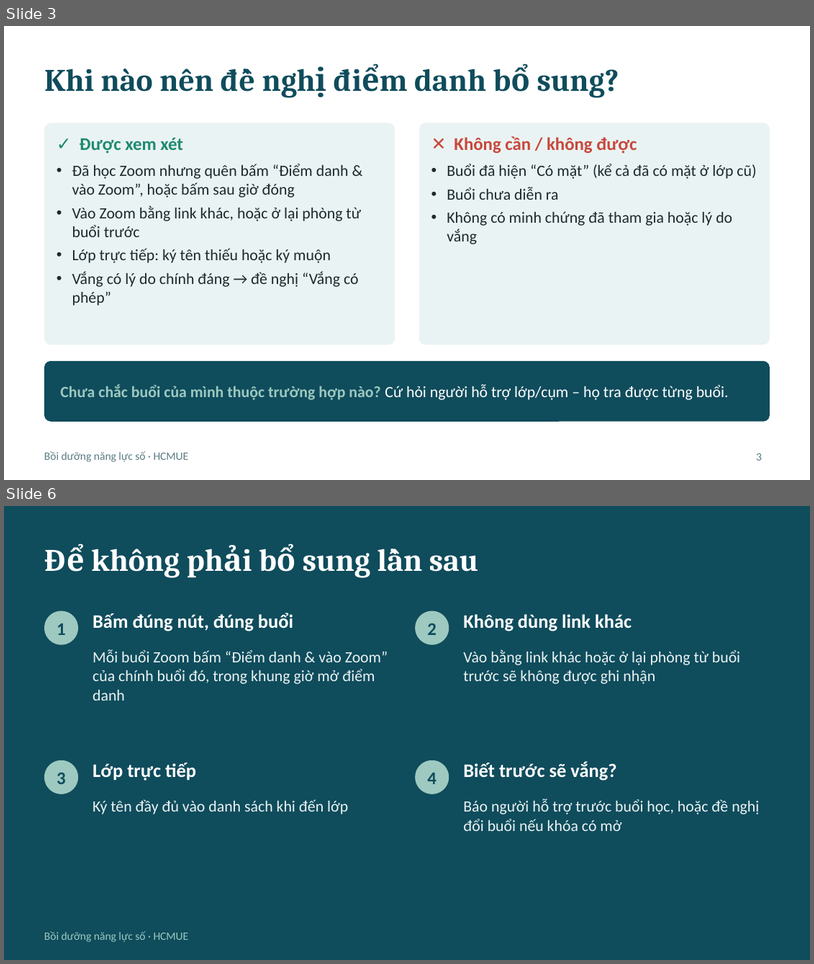
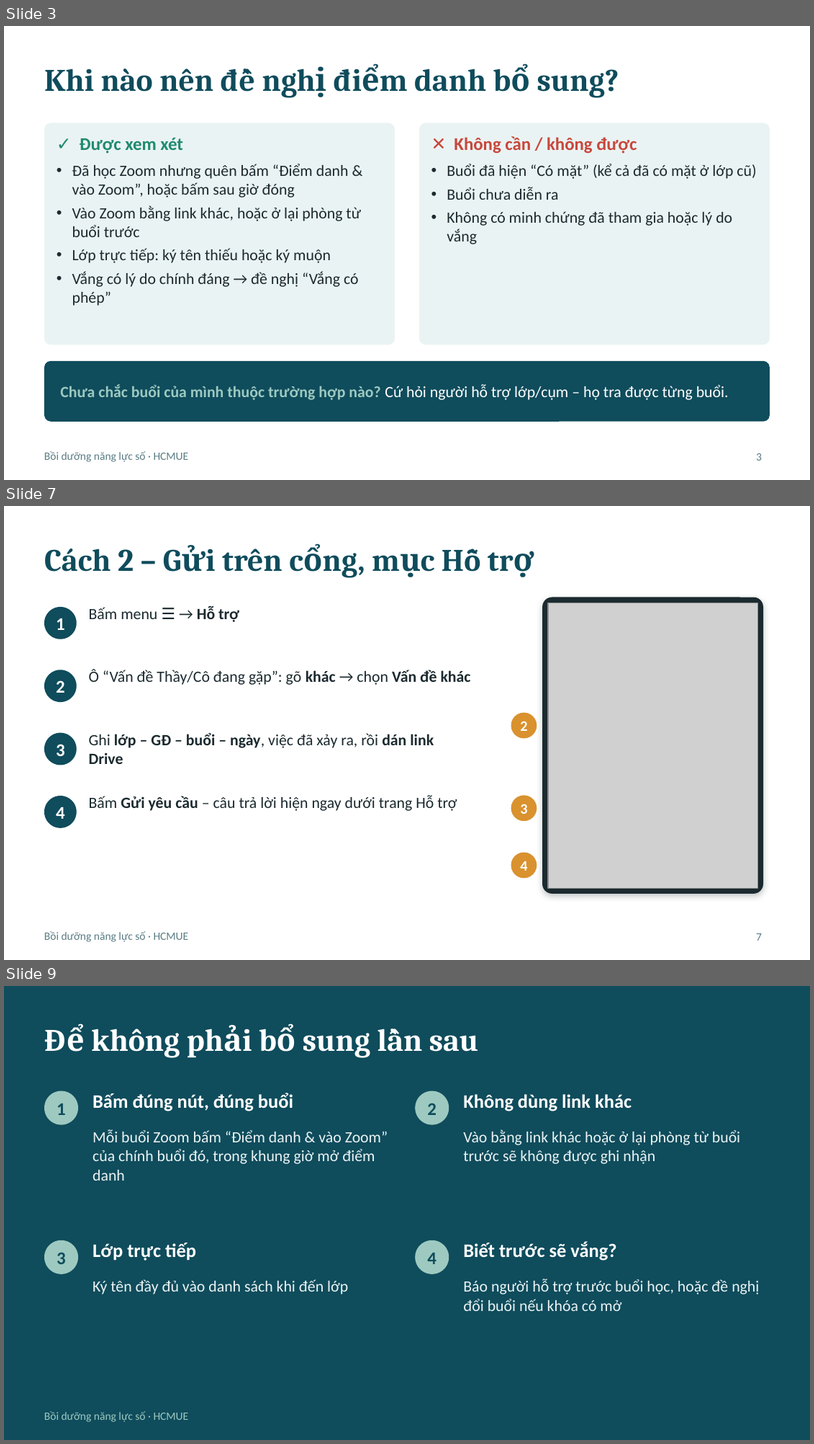
Before and after one commit to thienvo2111/thong-tin-hoc-vien, a slide deck: docs/huong-dan-diem-danh-bo-sung-hoc-vien.pptx. Shown one above the other, each under a label of ours: slides 3 and 6 before the commit, slides 3, 7 and 9 after it; the slides between them are not shown. The pictures are 814x964 and 814x1444 pixels, drawn with LibreOffice and Linux fonts; fonts in the diff are those of the drawing; grey boxes stand for pictures. Boxes give left, top, right and bottom in pixels: in the first picture for what was removed or moved away, otherwise in the second. Text is boxed around its words. In the diff, an @@ line names an element or a change of style, - is before the commit and + after.

```diff
--- a/docs/huong-dan-diem-danh-bo-sung-hoc-vien.pptx
+++ b/docs/huong-dan-diem-danh-bo-sung-hoc-vien.pptx
@@ slide 7 added at (x1=4, y1=506, x2=810, y2=960), background #FFFFFF; not listed: 1 template element that a slide beside it also shows @@
@@ title added at (x1=44, y1=548, x2=478, y2=572), 28 pt, text #0F4C5C, bold @@
+Cách 2 – Gửi trên cổng, mục Hỗ trợ
@@ ellipse added at (x1=44, y1=607, x2=77, y2=639), fill #0F4C5C @@
@@ text added at (x1=89, y1=606, x2=239, y2=622), 14 pt, text #1B2A2F @@
+Bấm menu ☰ → Hỗ trợ
@@ rounded rectangle added at (x1=543, y1=597, x2=764, y2=893), fill #1B2A2F @@
@@ picture added at (x1=548, y1=602, x2=758, y2=888) @@
@@ text added at (x1=56, y1=618, x2=65, y2=630), 16 pt, text #FFFFFF, bold @@
+1
@@ ellipse added at (x1=44, y1=669, x2=77, y2=702), fill #0F4C5C @@
@@ text added at (x1=89, y1=669, x2=471, y2=685), 14 pt, text #1B2A2F @@
+Ô “Vấn đề Thầy/Cô đang gặp”: gõ khác → chọn Vấn đề khác
@@ text added at (x1=56, y1=680, x2=65, y2=692), 16 pt, text #FFFFFF, bold @@
+2
@@ ellipse added at (x1=511, y1=713, x2=537, y2=739), fill #D9922E @@
@@ text added at (x1=520, y1=721, x2=527, y2=731), 13 pt, text #FFFFFF, bold @@
+2
@@ ellipse added at (x1=44, y1=733, x2=77, y2=765), fill #0F4C5C @@
@@ text added at (x1=89, y1=733, x2=434, y2=764), 14 pt, text #1B2A2F, bold @@
+Ghi lớp – GĐ – buổi – ngày, việc đã xảy ra, rồi dán link Drive
@@ text added at (x1=56, y1=744, x2=65, y2=756), 16 pt, text #FFFFFF, bold @@
+3
@@ ellipse added at (x1=44, y1=795, x2=77, y2=828), fill #0F4C5C @@
@@ text added at (x1=56, y1=807, x2=65, y2=818), 16 pt, text #FFFFFF, bold @@
+4
@@ text added at (x1=89, y1=795, x2=457, y2=811), 14 pt, text #1B2A2F @@
+Bấm Gửi yêu cầu – câu trả lời hiện ngay dưới trang Hỗ trợ
@@ ellipse added at (x1=511, y1=795, x2=537, y2=821), fill #D9922E @@
@@ text added at (x1=520, y1=803, x2=527, y2=813), 13 pt, text #FFFFFF, bold @@
+3
@@ ellipse added at (x1=511, y1=852, x2=537, y2=878), fill #D9922E @@
@@ text added at (x1=520, y1=861, x2=527, y2=870), 13 pt, text #FFFFFF, bold @@
+4
@@ page number added at (x1=756, y1=933, x2=762, y2=940), 10 pt, text #5B7C85 @@
+7
@@ what was slide 6 is now slide 9 @@
```
Also in this commit, not shown: 2 slides changed, 3 other slides added, 1 slide removed, 1 other file.
